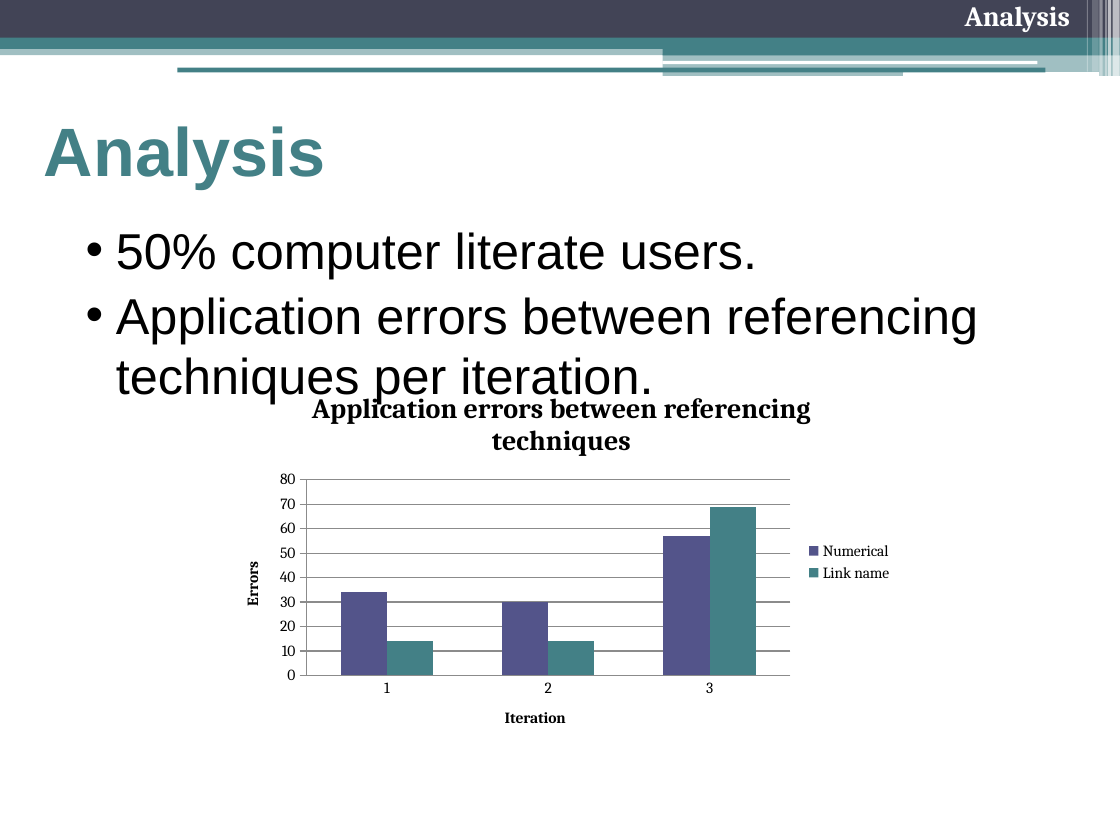
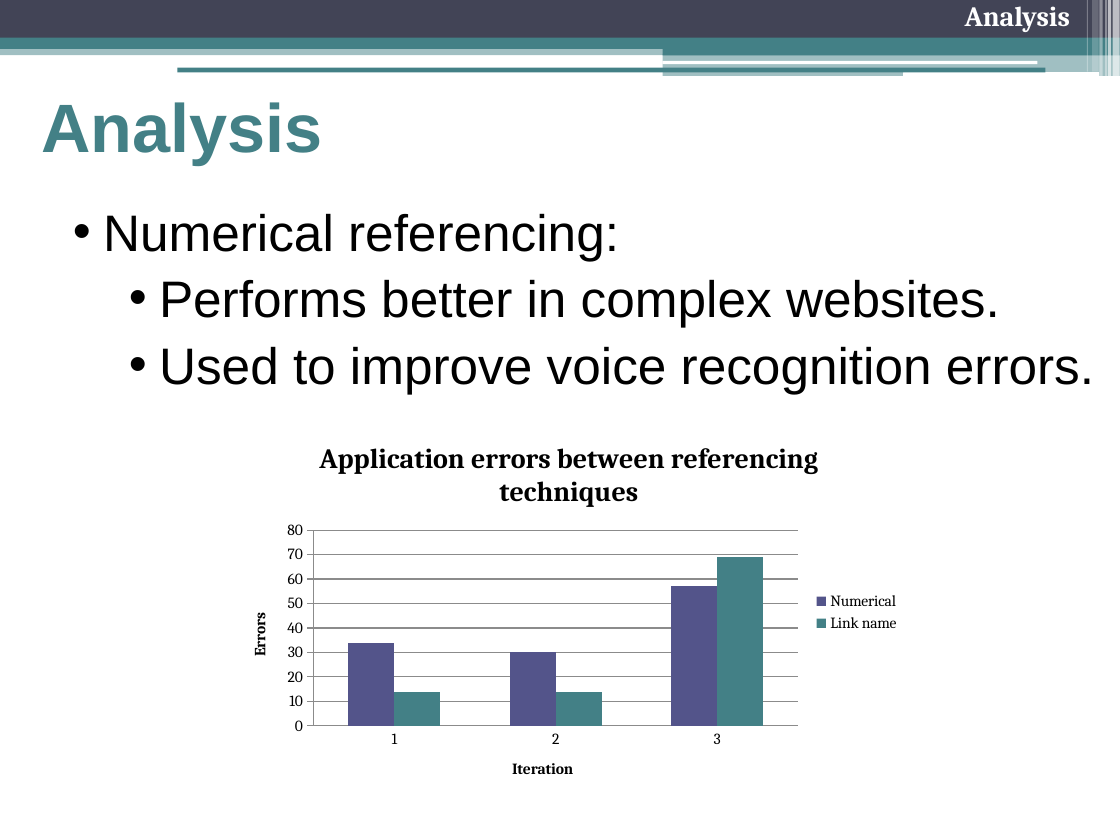
Before and after one commit to freecole/Lab-project, a slide deck: slide 31 of Presentation/2 Nov/Final Presentation.pptx (slide 30 before the commit). Drawn at 1120x840 pixels with LibreOffice and Linux fonts; fonts in the diff are those of the drawing. Boxes give left, top, right and bottom in pixels: in the first picture for what was removed or moved away, otherwise in the second. Text is boxed around its words. In the diff, an @@ line names an element or a change of style, - is before the commit and + after.

```diff
--- a/Presentation/2 Nov/Final Presentation.pptx
+++ b/Presentation/2 Nov/Final Presentation.pptx
@@ title "Analysis": place and size @@
-title "Analysis" at <box>44,126,325,189</box>
+title "Analysis" at <box>41,102,322,165</box>
@@ text at <box>103,213,1094,394</box>: text changed; size 32.4 to 33 pt @@
-    • 50% computer literate users.
-    • Application errors between referencing techniques per iteration.
+    • Numerical referencing:
+      • Performs better in complex websites.
+      • Used to improve voice recognition errors.
@@ column chart: place and size @@
-column chart at <box>220,373,904,750</box>
+column chart at <box>227,423,912,801</box>
```
Also in this commit, not shown: 22 other slides changed, 2 slides added, 1 slide removed.
